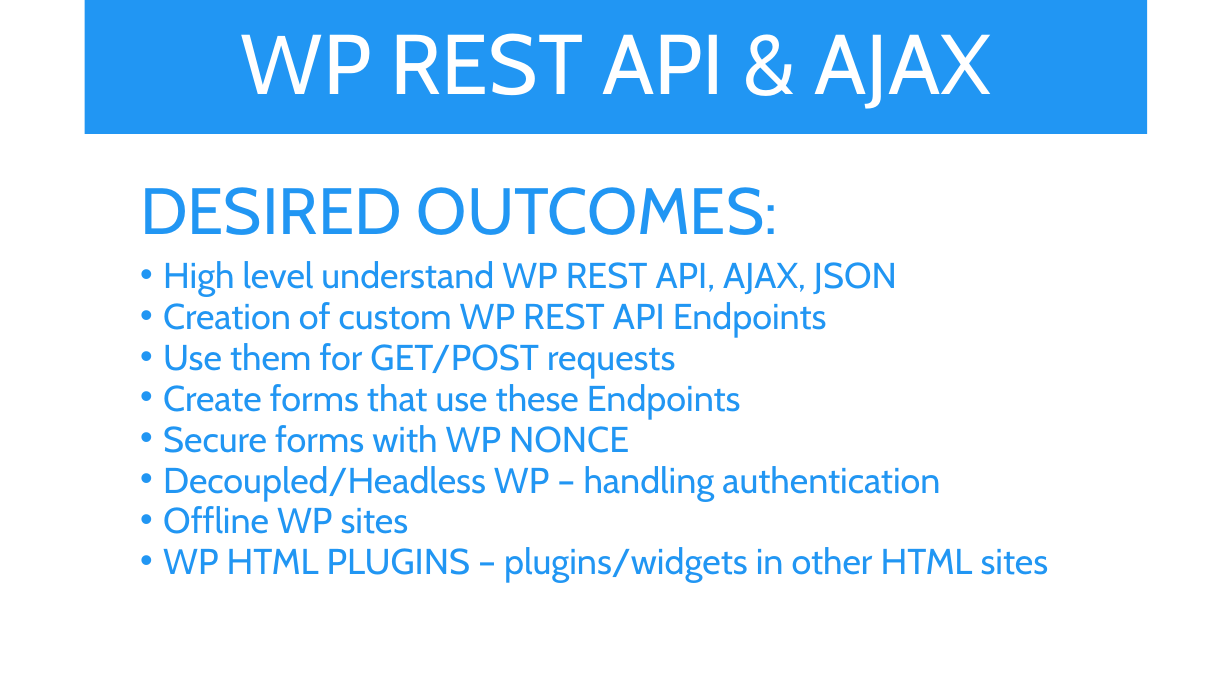
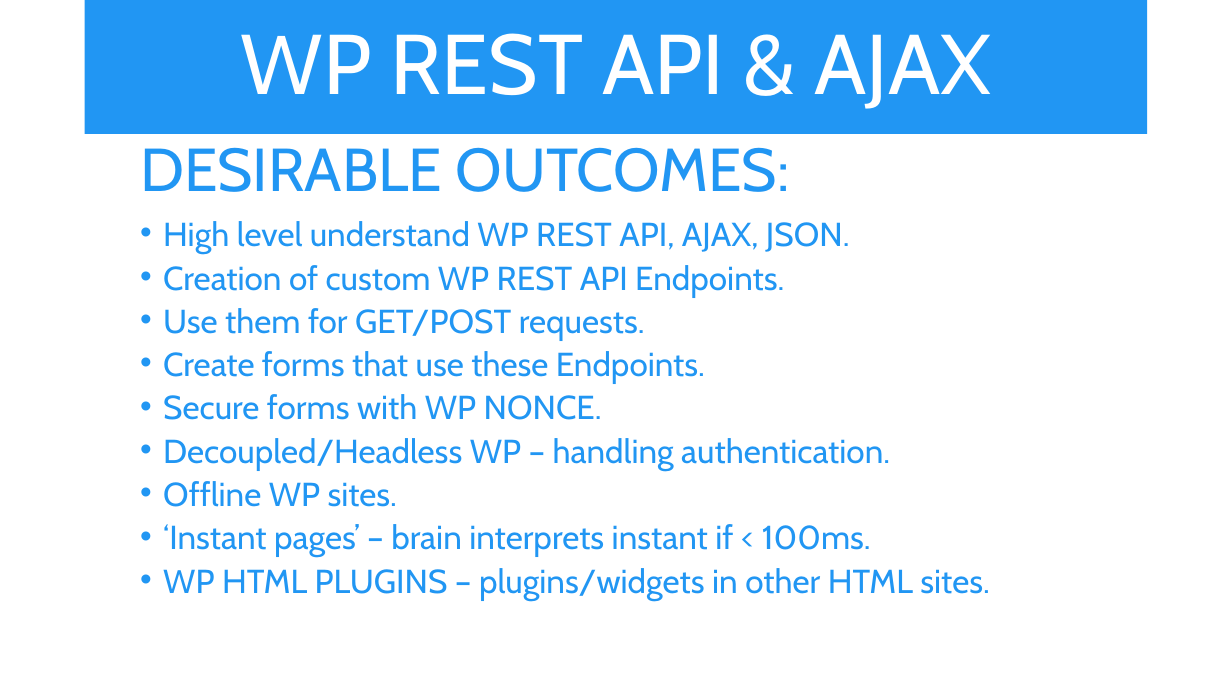
Before and after one commit to iwswordpress/rest, a slide deck: slide 5 of rest-api-workshop.pptx (slide 4 before the commit). Drawn at 1232x693 pixels with LibreOffice and Linux fonts; fonts in the diff are those of the drawing. Boxes give left, top, right and bottom in pixels: in the first picture for what was removed or moved away, otherwise in the second. Text is boxed around its words. In the diff, an @@ line names an element or a change of style, - is before the commit and + after.

```diff
--- a/rest-api-workshop.pptx
+++ b/rest-api-workshop.pptx
@@ text at [140,147,989,600]: text changed; size 28 to 25.9 pt @@
-  DESIRED OUTCOMES:
-  • High level understand WP REST API, AJAX, JSON
-  • Creation of custom WP REST API Endpoints
-  • Use them for GET/POST requests
-  • Create forms that use these Endpoints
-  • Secure forms with WP NONCE
-  • Decoupled/Headless WP – handling authentication
-  • Offline WP sites
-  • WP HTML PLUGINS – plugins/widgets in other HTML sites
+  DESIRABLE OUTCOMES:
+  • High level understand WP REST API, AJAX, JSON.
+  • Creation of custom WP REST API Endpoints.
+  • Use them for GET/POST requests.
+  • Create forms that use these Endpoints.
+  • Secure forms with WP NONCE.
+  • Decoupled/Headless WP – handling authentication.
+  • Offline WP sites.
+  • ‘Instant pages’ – brain interprets instant if < 100ms.
+  • WP HTML PLUGINS – plugins/widgets in other HTML sites.
```
Also in this commit, not shown: 9 other slides changed, 1 slide added, 5 other files.
